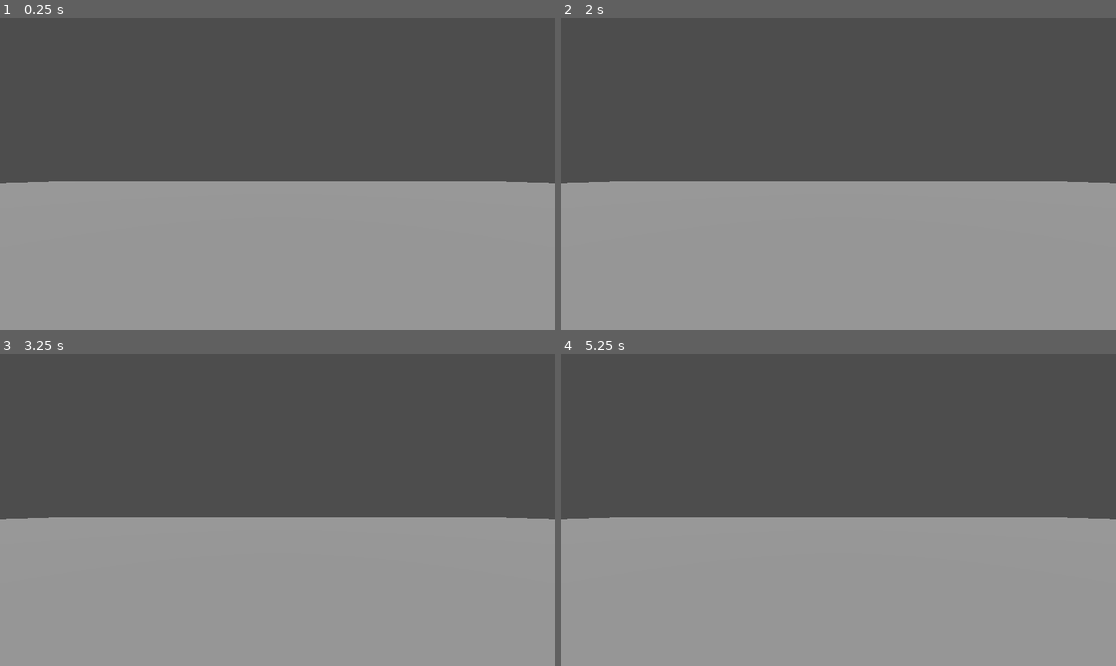
Above: before the commit, frames 1-4 (two rows, left to right).
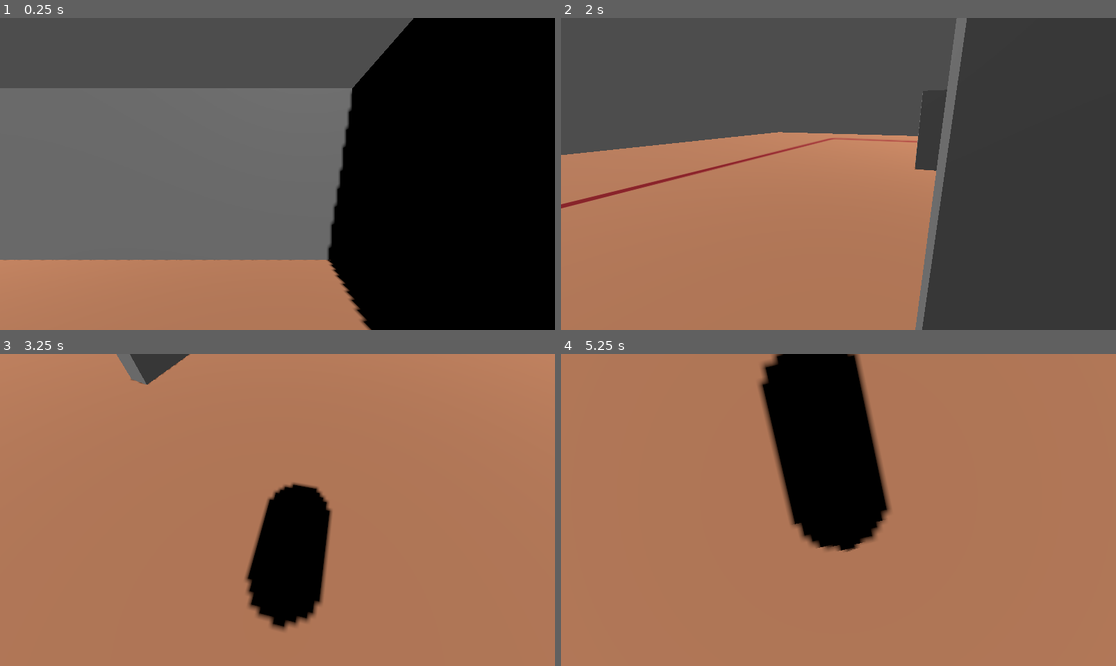
Above: after the commit, the same moments.

Repository: Pepa3/Solder-Saga
Game: Godot game, scene res://main.tscn
The game is run twice, just before and just after one commit, with the same random seed, the same clock (stepped at 60 frames per second) and the same inputs. Before the commit the project has no main scene; this scene is started directly in both runs.
Inputs (mouse positions are in pixels of both pictures, inside the frame that each line leads up to):
- Up to frame 1 (0.25 s): no input
- Up to frame 2 (2 s): tap Enter at 0.5 s; move the mouse to (960, 158) at 0.52 s; press the mouse at (960, 158) at 0.53 s; hold D (move_right) 0.53-1.28 s; tap Space (jump) at 0.77, 0.8, 1.07, 1.35, 1.52, 1.82 s; move the mouse to (727, 189) at 1.27 s; release the mouse at (727, 189) at 1.28 s; hold S (move_back) from 1.28 s (still down); click (727, 189) at 1.55 s
- Up to frame 3 (3.25 s): move the mouse to (333, 441) at 2.02 s; release S (move_back) at 2.03 s; press the mouse at (333, 441) at 2.03 s; hold D (move_right) 2.03-2.78 s; tap Space (jump) at 2.3, 2.75, 3.02 s; move the mouse to (249, 572) at 2.77 s; release the mouse at (249, 572) at 2.78 s; hold W (move_forward) from 2.78 s (still down); click (249, 572) at 2.85 s
- Up to frame 4 (5.25 s): tap Space (jump) at 3.32, 4.52, 4.82 s; move the mouse to (1005, 556) at 3.52 s; release W (move_forward) at 3.53 s; hold Space (jump) 3.53-4.28 s; hold A (move_left) 3.53-5.03 s; tap Escape (ui_cancel) at 4.15 s; move the mouse to (672, 463) at 4.27 s; click (672, 463) at 4.35 s; move the mouse to (866, 510) at 5.02 s; press the mouse at (866, 510) at 5.03 s; hold S (move_back) from 5.03 s (still down)

The runs differ from the first frame. In frame 1, 84% of the frame differs, in the area x 0-100%, y 0-100%; in frame 2, 57%; in frame 3, 99%; in frame 4, 100%.

Commit message:
finish player movement

Diff:
--- /dev/null
+++ b/main.gd
@@ -0,0 +1,10 @@
+extends Node
+func _ready():
+	Input.mouse_mode = Input.MOUSE_MODE_CAPTURED
+func _input(event):
+	if event.is_action_pressed("ui_cancel"):
+		Input.mouse_mode = Input.MOUSE_MODE_VISIBLE
+	if event.is_action_pressed("click"):
+		if Input.mouse_mode == Input.MOUSE_MODE_VISIBLE:
+			Input.mouse_mode = Input.MOUSE_MODE_CAPTURED
+			get_viewport().set_input_as_handled()
--- a/main.tscn
+++ b/main.tscn
@@ -1,14 +1,29 @@
-[gd_scene load_steps=4 format=3 uid="uid://8pdsuuxe7j40"]
+[gd_scene load_steps=9 format=3 uid="uid://8pdsuuxe7j40"]
 
+[ext_resource type="Script" uid="uid://bryjedfl05ud2" path="res://main.gd" id="1_0xm2m"]
 [ext_resource type="PackedScene" uid="uid://cf055bkbwl4d4" path="res://player.tscn" id="1_ig7tw"]
+[ext_resource type="Texture2D" uid="uid://kwykjg8vyfow" path="res://ground.png" id="2_h2yge"]
 
 [sub_resource type="BoxShape3D" id="BoxShape3D_7dm0k"]
 size = Vector3(60, 2, 60)
 
+[sub_resource type="StandardMaterial3D" id="StandardMaterial3D_1bvp3"]
+albedo_texture = ExtResource("2_h2yge")
+uv1_scale = Vector3(2.5, 2.5, 2.5)
+uv1_offset = Vector3(0.25, 0.65, 0)
+
 [sub_resource type="BoxMesh" id="BoxMesh_7dm0k"]
+material = SubResource("StandardMaterial3D_1bvp3")
 size = Vector3(60, 2, 60)
 
+[sub_resource type="BoxShape3D" id="BoxShape3D_h2yge"]
+size = Vector3(0.5, 4, 10)
+
+[sub_resource type="BoxMesh" id="BoxMesh_1bvp3"]
+size = Vector3(0.5, 4, 10)
+
 [node name="Main" type="Node"]
+script = ExtResource("1_0xm2m")
 
 [node name="Ground" type="StaticBody3D" parent="."]
 
@@ -18,15 +33,41 @@
 
 [node name="MeshInstance3D" type="MeshInstance3D" parent="Ground"]
 transform = Transform3D(1, 0, 0, 0, 1, 0, 0, 0, 1, 0, -1, 0)
+cast_shadow = 0
 mesh = SubResource("BoxMesh_7dm0k")
 
 [node name="DirectionalLight3D" type="DirectionalLight3D" parent="."]
-transform = Transform3D(1, 0, 0, 0, -2.98023e-08, 1, 0, -1, -2.98023e-08, 0, 13, 2)
+transform = Transform3D(0.965926, -0.224144, 0.12941, 0, 0.5, 0.866025, -0.258819, -0.836516, 0.482963, 0, 13, 4)
 shadow_enabled = true
 
 [node name="Player" parent="." instance=ExtResource("1_ig7tw")]
 
-[node name="Marker3D" type="Marker3D" parent="."]
-transform = Transform3D(1, 0, 0, 0, 1, 0, 0, 0, 1, 0, 1, -1)
+[node name="Camera3D" type="Camera3D" parent="."]
+transform = Transform3D(1, 0, 0, 0, -4.37114e-08, 1, 0, -1, -4.37114e-08, 0, 10, 0)
 
-[node name="Camera3D" type="Camera3D" parent="Marker3D"]
+[node name="Wall" type="StaticBody3D" parent="."]
+transform = Transform3D(1, 0, 0, 0, 1, 0, 0, 0, 1, -8, 2, 0)
+
+[node name="CollisionShape3D" type="CollisionShape3D" parent="Wall"]
+shape = SubResource("BoxShape3D_h2yge")
+
+[node name="MeshInstance3D" type="MeshInstance3D" parent="Wall"]
+mesh = SubResource("BoxMesh_1bvp3")
+
+[node name="Wall2" type="StaticBody3D" parent="."]
+transform = Transform3D(1, 0, 0, 0, 1, 0, 0, 0, 1, 2, 2, 0)
+
+[node name="CollisionShape3D" type="CollisionShape3D" parent="Wall2"]
+shape = SubResource("BoxShape3D_h2yge")
+
+[node name="MeshInstance3D" type="MeshInstance3D" parent="Wall2"]
+mesh = SubResource("BoxMesh_1bvp3")
+
+[node name="Wall3" type="StaticBody3D" parent="."]
+transform = Transform3D(-4.37114e-08, 0, 1, 0, 1, 0, -1, 0, -4.37114e-08, -3, 2, -5)
+
+[node name="CollisionShape3D" type="CollisionShape3D" parent="Wall3"]
+shape = SubResource("BoxShape3D_h2yge")
+
+[node name="MeshInstance3D" type="MeshInstance3D" parent="Wall3"]
+mesh = SubResource("BoxMesh_1bvp3")
--- a/player.gd
+++ b/player.gd
@@ -1,27 +1,25 @@
 extends CharacterBody3D
 @export var speed = 14
-@export var fall_acceleration = 75
+@export var mouse_sensitivity = -0.005
+@export var jump_impulse = 5
+var gravity = ProjectSettings.get_setting("physics/3d/default_gravity")
 var target_velocity = Vector3.ZERO
+
 func _physics_process(delta):
-	var direction = Vector3.ZERO
+	var input = Input.get_vector("move_left", "move_right", "move_forward", "move_back")
+	var movement_dir = transform.basis * Vector3(input.x, 0, input.y)
+	velocity.x = movement_dir.x * speed
+	velocity.z = movement_dir.z * speed
 
-	if Input.is_action_pressed("move_right"):
-		direction.x += 1
-	if Input.is_action_pressed("move_left"):
-		direction.x -= 1
-	if Input.is_action_pressed("move_back"):
-		direction.z += 1
-	if Input.is_action_pressed("move_forward"):
-		direction.z -= 1
-	if direction != Vector3.ZERO:
-		direction = direction.normalized()
-		$Pivot.basis = Basis.looking_at(direction)
-
-	target_velocity.x = direction.x * speed
-	target_velocity.z = direction.z * speed
+	if is_on_floor() and Input.is_action_pressed("jump"):
+		velocity.y = jump_impulse
 
 	if not is_on_floor():
-		target_velocity.y = target_velocity.y - (fall_acceleration * delta)
+		velocity.y = velocity.y - (gravity * delta)
 
-	velocity = target_velocity
 	move_and_slide()
+
+func _unhandled_input(event):
+	if event is InputEventMouseMotion && Input.mouse_mode == Input.MOUSE_MODE_CAPTURED:
+		rotate_y(event.relative.x*mouse_sensitivity)
+		$Camera.rotate_x(event.relative.y*mouse_sensitivity)
--- a/player.tscn
+++ b/player.tscn
@@ -1,14 +1,22 @@
-[gd_scene load_steps=3 format=3 uid="uid://cf055bkbwl4d4"]
+[gd_scene load_steps=4 format=3 uid="uid://cf055bkbwl4d4"]
 
 [ext_resource type="Script" uid="uid://b353hwxeuf00q" path="res://player.gd" id="1_4flbx"]
 
 [sub_resource type="SphereShape3D" id="SphereShape3D_sh265"]
 
+[sub_resource type="CylinderMesh" id="CylinderMesh_4flbx"]
+
 [node name="Player" type="CharacterBody3D"]
 script = ExtResource("1_4flbx")
-
-[node name="Pivot" type="Node3D" parent="."]
 
 [node name="CollisionShape3D" type="CollisionShape3D" parent="."]
 transform = Transform3D(1, 0, 0, 0, 1, 0, 0, 0, 1, 0, 0.5, 0)
 shape = SubResource("SphereShape3D_sh265")
+
+[node name="Camera" type="Camera3D" parent="."]
+transform = Transform3D(1, 0, 0, 0, 1, 0, 0, 0, 1, 0, 2, 0)
+
+[node name="MeshInstance3D" type="MeshInstance3D" parent="."]
+transform = Transform3D(1, 0, 0, 0, 1, 0, 0, 0, 1, 0, 1, 0)
+mesh = SubResource("CylinderMesh_4flbx")
+skeleton = NodePath("")
--- a/project.godot
+++ b/project.godot
@@ -11,8 +11,15 @@
 [application]
 
 config/name="Solder Saga"
+run/main_scene="uid://8pdsuuxe7j40"
 config/features=PackedStringArray("4.4", "Forward Plus")
 config/icon="res://icon.svg"
+
+[display]
+
+window/size/viewport_width=1920
+window/size/viewport_height=1080
+window/size/mode=3
 
 [dotnet]
 
@@ -28,21 +35,25 @@
 move_left={
 "deadzone": 0.2,
 "events": [Object(InputEventKey,"resource_local_to_scene":false,"resource_name":"","device":-1,"window_id":0,"alt_press …(191 unchanged characters)…
+, Object(InputEventKey,"resource_local_to_scene":false,"resource_name":"","device":-1,"window_id":0,"alt_pressed":false,"shift_pressed":false,"ctrl_pressed":false,"meta_pressed":false,"pressed":false,"keycode":0,"physical_keycode":4194319,"key_label":0,"unicode":0,"location":0,"echo":false,"script":null)
 ]
 }
 move_right={
 "deadzone": 0.2,
 "events": [Object(InputEventKey,"resource_local_to_scene":false,"resource_name":"","device":-1,"window_id":0,"alt_press …(192 unchanged characters)…
+, Object(InputEventKey,"resource_local_to_scene":false,"resource_name":"","device":-1,"window_id":0,"alt_pressed":false,"shift_pressed":false,"ctrl_pressed":false,"meta_pressed":false,"pressed":false,"keycode":0,"physical_keycode":4194321,"key_label":0,"unicode":0,"location":0,"echo":false,"script":null)
 ]
 }
 move_forward={
 "deadzone": 0.2,
 "events": [Object(InputEventKey,"resource_local_to_scene":false,"resource_name":"","device":-1,"window_id":0,"alt_press …(192 unchanged characters)…
+, Object(InputEventKey,"resource_local_to_scene":false,"resource_name":"","device":-1,"window_id":0,"alt_pressed":false,"shift_pressed":false,"ctrl_pressed":false,"meta_pressed":false,"pressed":false,"keycode":0,"physical_keycode":4194320,"key_label":0,"unicode":0,"location":0,"echo":false,"script":null)
 ]
 }
 move_back={
 "deadzone": 0.2,
 "events": [Object(InputEventKey,"resource_local_to_scene":false,"resource_name":"","device":-1,"window_id":0,"alt_press …(192 unchanged characters)…
+, Object(InputEventKey,"resource_local_to_scene":false,"resource_name":"","device":-1,"window_id":0,"alt_pressed":false,"shift_pressed":false,"ctrl_pressed":false,"meta_pressed":false,"pressed":false,"keycode":0,"physical_keycode":4194322,"key_label":0,"unicode":0,"location":0,"echo":false,"script":null)
 ]
 }
 jump={
@@ -50,3 +61,8 @@
 "events": [Object(InputEventKey,"resource_local_to_scene":false,"resource_name":"","device":-1,"window_id":0,"alt_press …(191 unchanged characters)…
 ]
 }
+click={
+"deadzone": 0.2,
+"events": [Object(InputEventMouseButton,"resource_local_to_scene":false,"resource_name":"","device":-1,"window_id":0,"alt_pressed":false,"shift_pressed":false,"ctrl_pressed":false,"meta_pressed":false,"button_mask":1,"position":Vector2(286, 20),"global_position":Vector2(295, 68),"factor":1.0,"button_index":1,"canceled":false,"pressed":true,"double_click":false,"script":null)
+]
+}
Binary file added: ground.png
Not shown, added: ground.png.import
Not shown, added: main.gd.uid
Not shown, added: player.gd.uid
